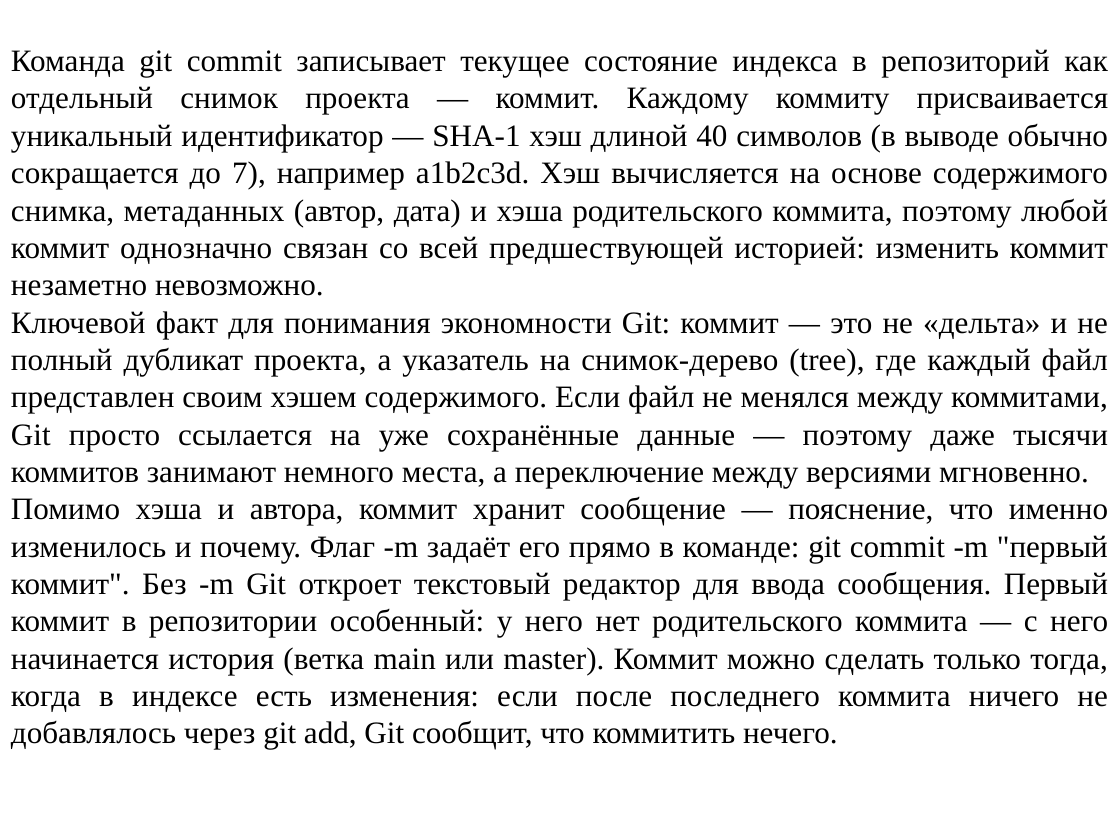
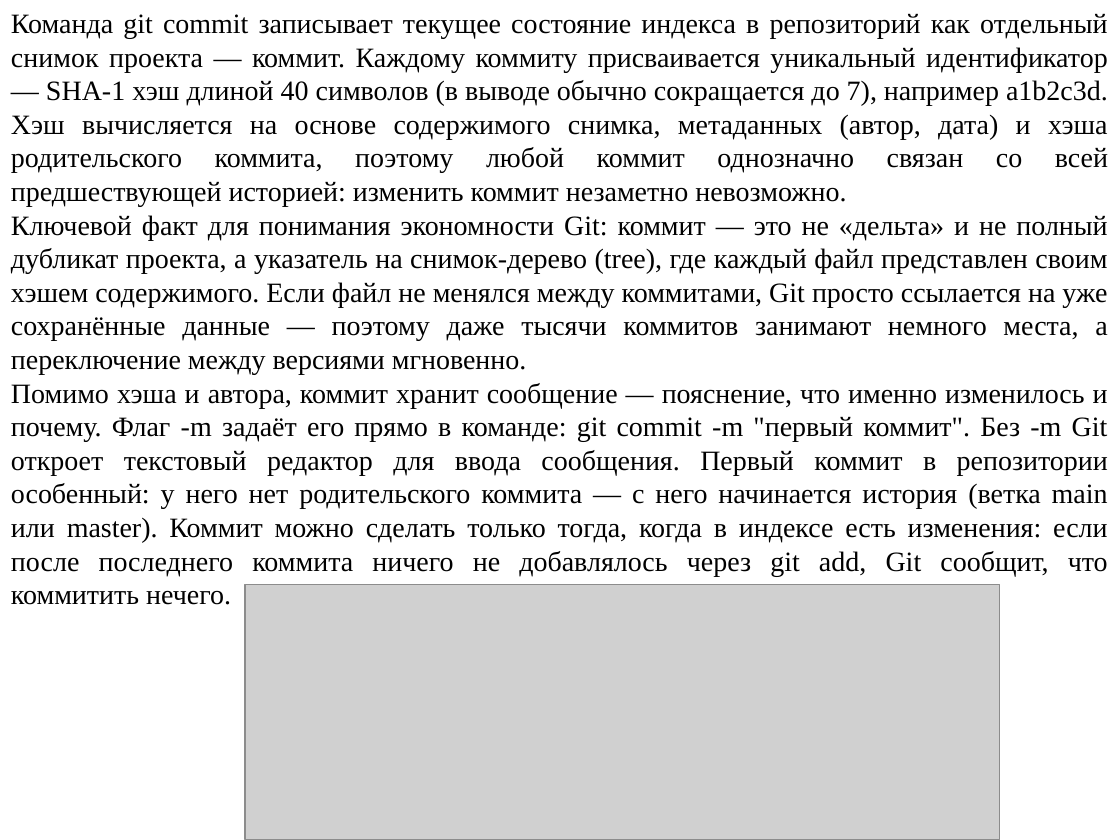
Before and after one commit to mbdatateach/site, a slide deck: slide 6 of УК/практики/УК практика 4.pptx. Drawn at 1120x840 pixels with LibreOffice and Linux fonts; fonts in the diff are those of the drawing; grey boxes stand for pictures. Boxes give left, top, right and bottom in pixels: in the first picture for what was removed or moved away, otherwise in the second. Text is boxed around its words. In the diff, an @@ line names an element or a change of style, - is before the commit and + after.

```diff
--- a/УК/практики/УК практика 4.pptx
+++ b/УК/практики/УК практика 4.pptx
@@ text "Команда git commit записывает текущее ...": place and size @@
-text "Команда git commit записывает текущее ..." at (11,49,1109,749)
+text "Команда git commit записывает текущее ..." at (11,13,1108,605)
@@ text "Команда git commit записывает текущее ..." at (11,13,1108,605): size 20 to 18 pt @@
@@ picture added at (245,585,1000,840) @@
```
Also in this commit, not shown: 9 other slides changed, 1 slide added, 11 other files.
